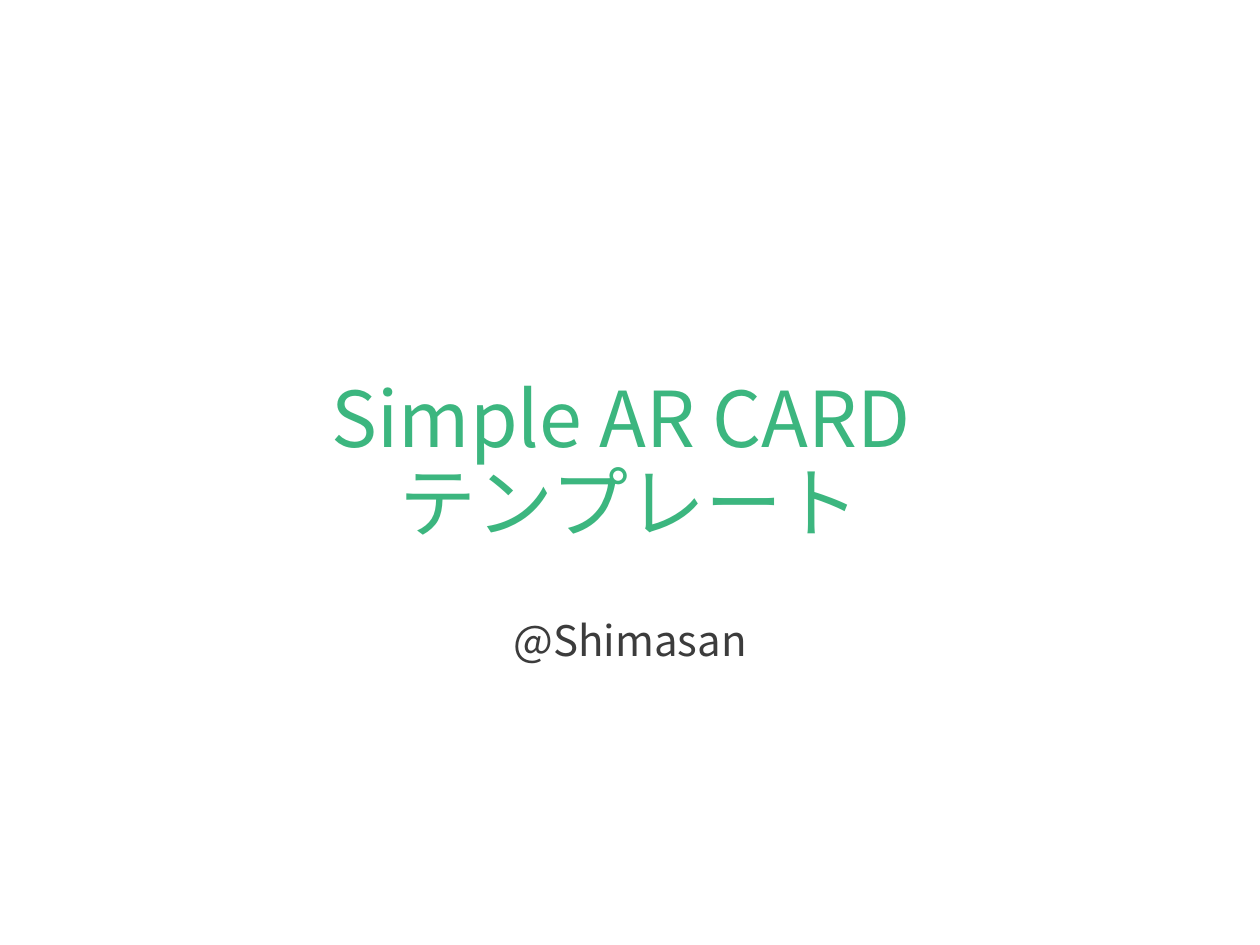
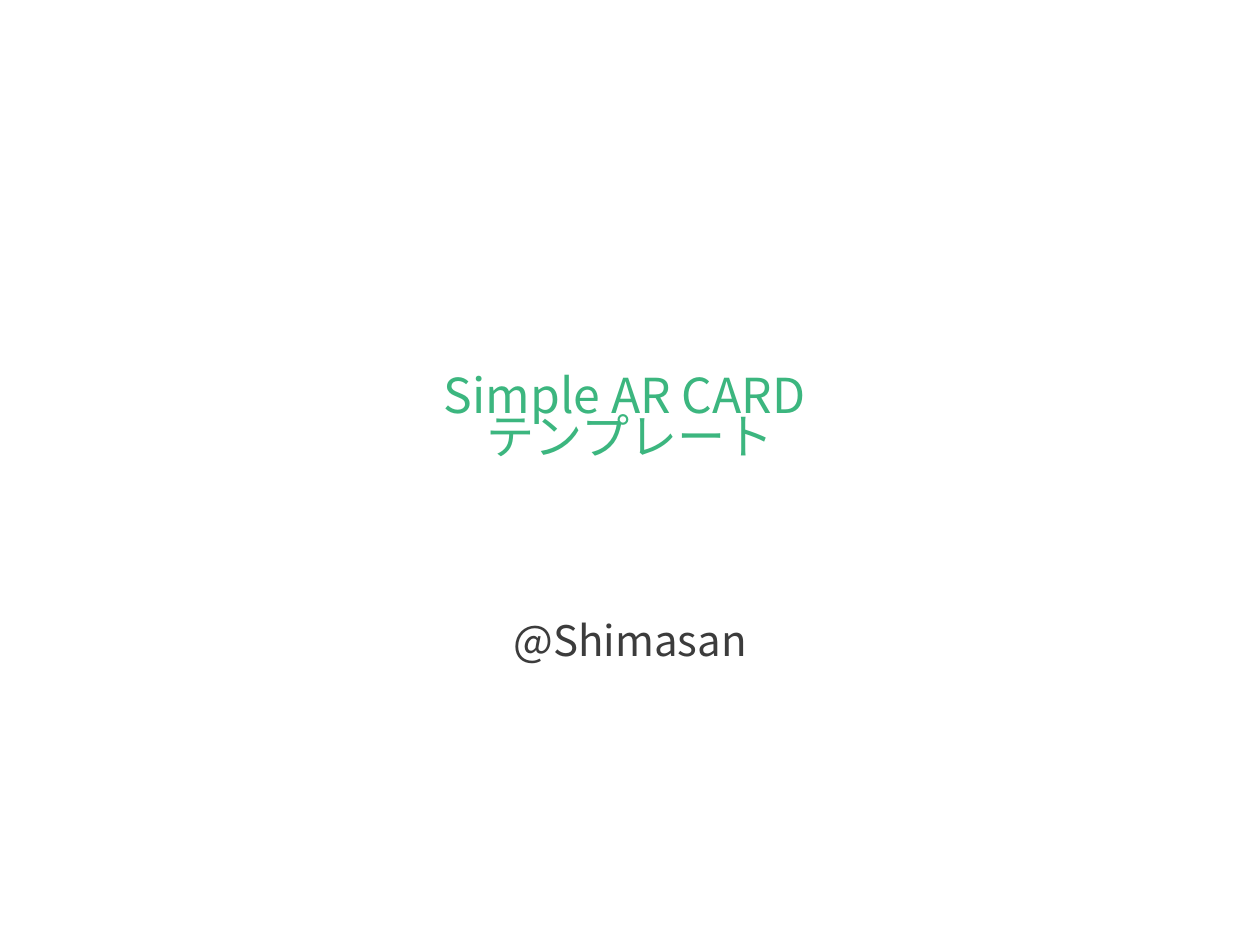
Before and after one commit to koheikobayashi/AR-name-card, a slide deck: slide 1 of Simple_AR_CARD-master/template.pptx. Drawn at 1260x945 pixels with LibreOffice and Linux fonts; fonts in the diff are those of the drawing. Boxes give left, top, right and bottom in pixels: in the first picture for what was removed or moved away, otherwise in the second. Text is boxed around its words. In the diff, an @@ line names an element or a change of style, - is before the commit and + after.

```diff
--- a/Simple_AR_CARD-master/template.pptx
+++ b/Simple_AR_CARD-master/template.pptx
@@ subtitle "Simple AR CARD テンプレート" at (x1=444, y1=374, x2=806, y2=456): size 44 to 27.5 pt; line spacing 0.9 to 0.7 @@
```
Also in this commit, not shown: 1 other slide changed.
